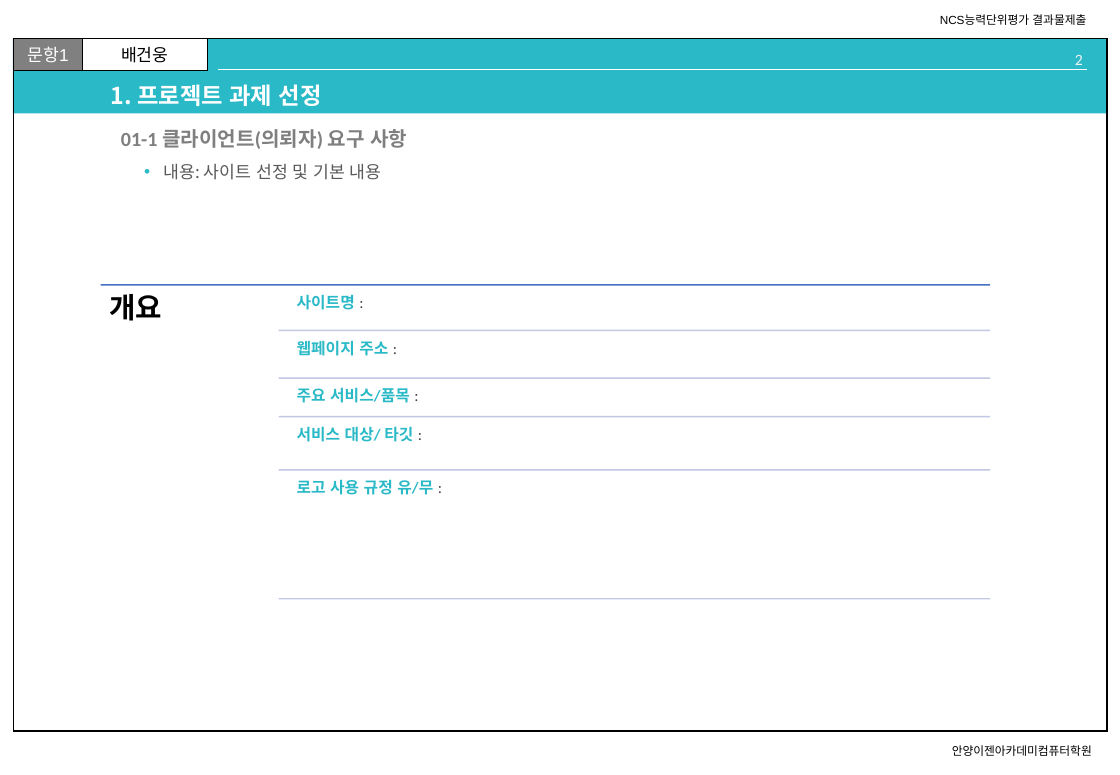
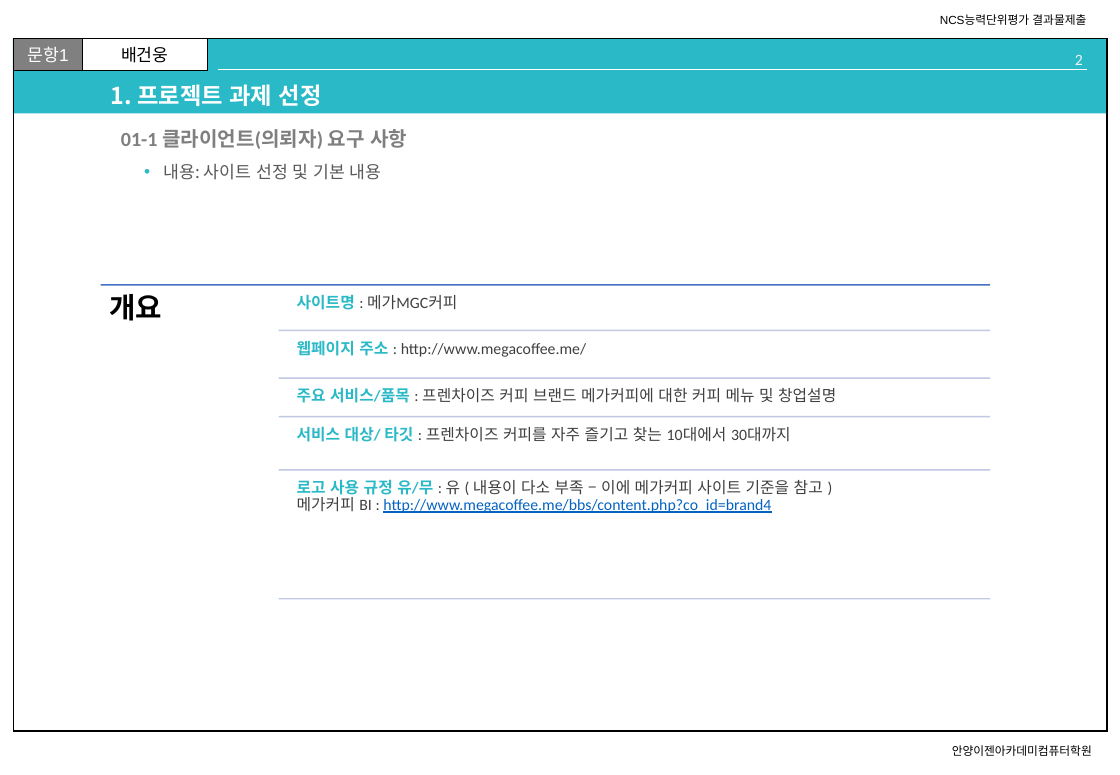
Before and after one commit to 100won-yes/100won_yes, a slide deck: slide 2 of d_homework/n_01_UIUX요구분석_제출양식.pptx. Drawn at 1120x775 pixels with LibreOffice and Linux fonts; fonts in the diff are those of the drawing. Boxes give left, top, right and bottom in pixels: in the first picture for what was removed or moved away, otherwise in the second. Text is boxed around its words. In the diff, an @@ line names an element or a change of style, - is before the commit and + after.

Commit message:
수업내용_210911

```diff
--- a/d_homework/n_01_UIUX요구분석_제출양식.pptx
+++ b/d_homework/n_01_UIUX요구분석_제출양식.pptx
@@ text at [297,294,457,310]: text changed; text colour #2AB9C7 to #404040; bold off @@
-사이트명 :
+사이트명 : 메가MGC커피
@@ text at [297,340,586,357]: text changed; text colour #2AB9C7 to #404040; bold off @@
-웹페이지 주소 :
+웹페이지 주소 : http://www.megacoffee.me/
@@ text at [297,387,836,403]: text changed; text colour #2AB9C7 to #404040; bold off @@
-주요 서비스/품목 :
+주요 서비스/품목 : 프렌차이즈 커피 브랜드 메가커피에 대한 커피 메뉴 및 창업설명
@@ text at [297,426,791,442]: text changed; text colour #2AB9C7 to #404040; bold off @@
-서비스 대상/ 타깃 :
+서비스 대상/ 타깃 : 프렌차이즈 커피를 자주 즐기고 찾는 10대에서 30대까지
@@ text at [297,479,823,513]: text changed; text colour #2AB9C7 to #0563C1; bold off @@
-로고 사용 규정 유/무 :
+로고 사용 규정 유/무 : 유 ( 내용이 다소 부족 – 이에 메가커피 사이트 기준을 참고 )
+메가커피 BI : http://www.megacoffee.me/bbs/content.php?co_id=brand4
```
Also in this commit, not shown: 15 other slides changed, 4 other files.
